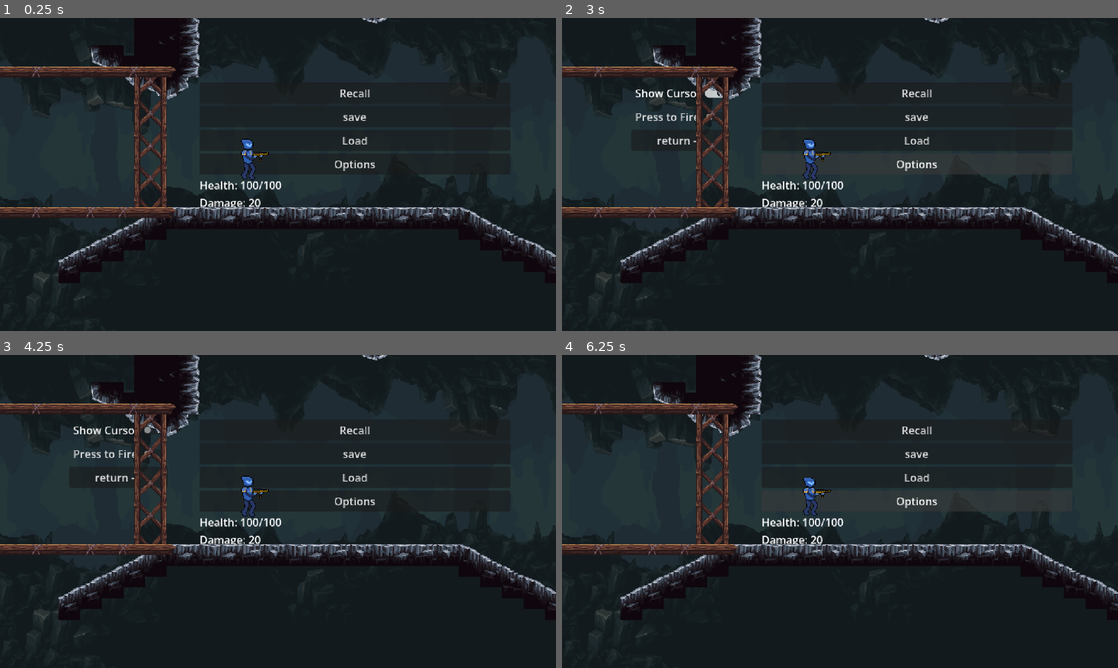
Above: before the commit, frames 1-4 (two rows, left to right).
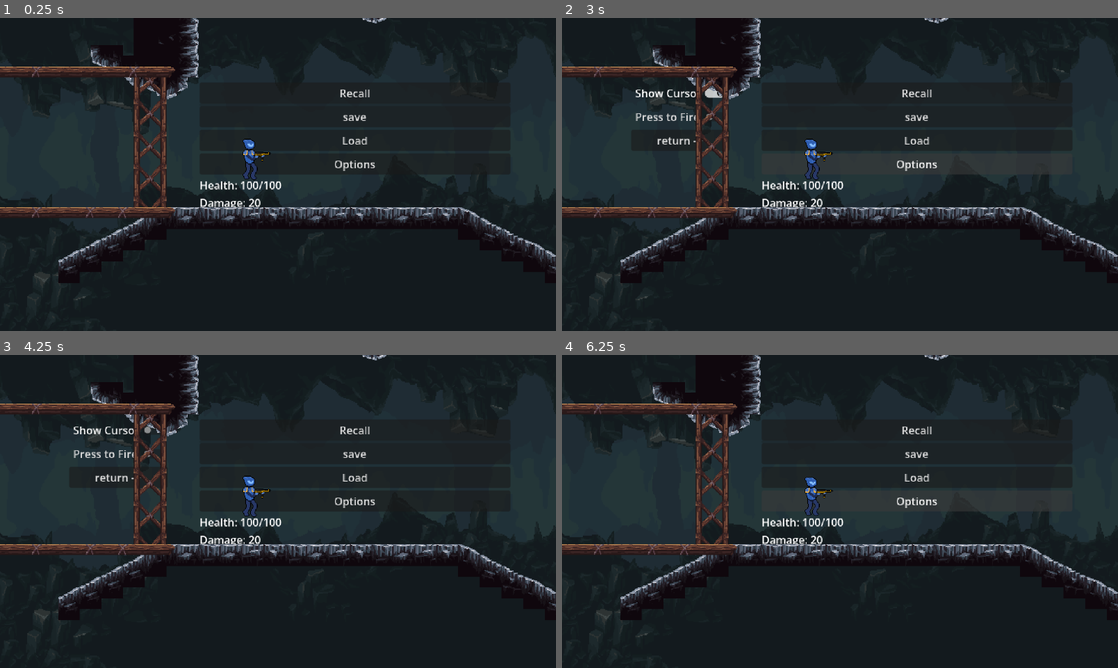
Above: after the commit, the same moments.

Repository: belskyj1985/Spark-2026-Micro-Internship-Game-Dev
Game: Godot game, scene res://2ndLevelTest.tscn
The game is run twice, just before and just after one commit, with the same random seed, the same clock (stepped at 60 frames per second) and the same inputs. This scene is started directly instead of the project's main scene.
Inputs (mouse positions are in pixels of both pictures, inside the frame that each line leads up to):
- Up to frame 1 (0.25 s): no input
- Up to frame 2 (3 s): click "Recall" at 0.5 s; click "save" at 1.25 s; click "Load" at 2 s; click "Options" at 2.75 s
- Up to frame 3 (4.25 s): click "Show Cursor" at 3.5 s
- Up to frame 4 (6.25 s): click "Press to Fire" at 4.25 s; click "return ->" at 5 s; tap Enter at 5.75 s; move the mouse to (962, 495) at 5.77 s; hold D (right) from 5.78 s (still down); hold Right mouse button (aim) from 5.78 s (still down); tap Space (jump) at 6.02 s

The runs differ from the first frame. In frame 1, 1.4% of the frame differs, in the area x 0-100%, y 0-90%; in frame 2, 1.4%; in frame 3, 1.4%; in frame 4, 1.4%.
Error in both runs: Invalid access to property or key 'c1' on a base object of type 'Nil'. (res://SaveLoad.gd:14)

Commit message:
player postion hotfix

Diff:
--- a/2ndLevelTest.tscn
+++ b/2ndLevelTest.tscn
@@ -53,4 +53,4 @@
 tile_map_data = PackedByteArray("AAAAAAcAAAAYABcAAAABAAcAAAAZABcAAAAAAAgAAAAYABgAAAABAAgAAAAZABgAAAD//wcAAAA5AAEAAAD//w …(5904 unchanged characters)…
 
 [node name="player" parent="." unique_id=663432482 instance=ExtResource("7_s3dr3")]
-position = Vector2(104, 48)
+position = Vector2(107, 48)
